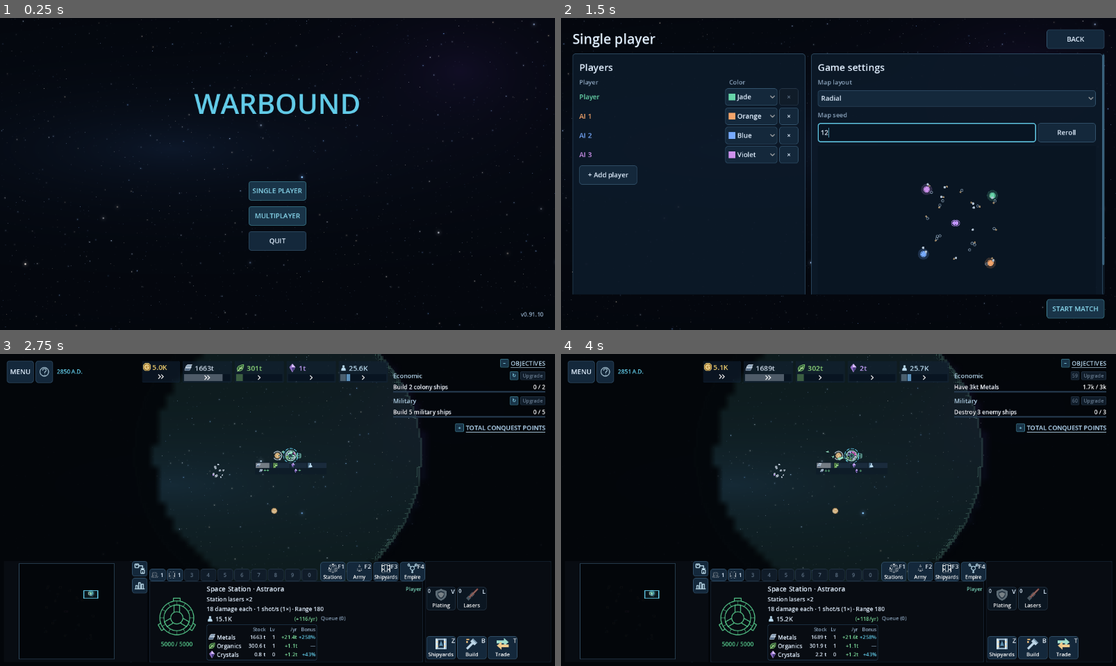
Above: before the commit, frames 1-4 (two rows, left to right).
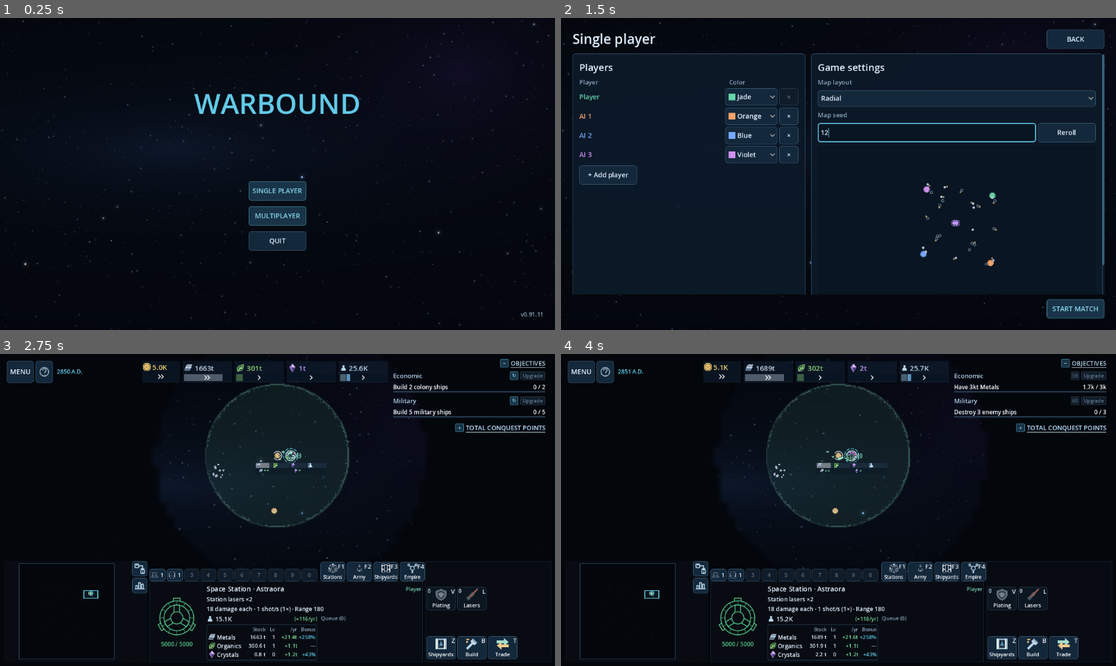
Above: after the commit, the same moments.

Repository: Allumnium/krangblade
Game: Godot game, scene res://scenes/main.tscn
The game is run twice, just before and just after one commit, with the same random seed, the same clock (stepped at 60 frames per second) and the same inputs.
Inputs (mouse positions are in pixels of both pictures, inside the frame that each line leads up to):
- Up to frame 1 (0.25 s): no input
- Up to frame 2 (1.5 s): click "SINGLE PLAYER" at 0.5 s; click (927, 133) at 1.27 s; type "12" at 1.35 s
- Up to frame 3 (2.75 s): click "START MATCH" at 2 s
- Up to frame 4 (4 s): click "↻" at 2.75 s; click "↻" at 3.5 s

The runs differ from the first frame. In frame 1, less than 0.1% of the frame differs, in the area x 97-98%, y 94-96%; in frame 2, 0.1%; in frame 3, 0.5%; in frame 4, 0.6%, in the area x 15-77%, y 0-78%.

Commit message:
v0.91.11: Reduce visual territory radius

Diff:
--- a/project.godot
+++ b/project.godot
@@ -3,7 +3,7 @@
 
 [application]
 config/name="Warbound"
-config/version="0.91.10"
+config/version="0.91.11"
 run/main_scene="res://scenes/main.tscn"
 config/features=PackedStringArray("4.7", "GL Compatibility")
 config/description="A multiplayer territory-control RTS prototype."
--- a/scripts/territory_view.gd
+++ b/scripts/territory_view.gd
@@ -249,7 +249,7 @@
 
 func _stamp_field(data: PackedByteArray, dimensions: Vector2i, source: Dictionary, channel: int) -> void:
 	var development: float = clampf(float(source["weight"]) / 150.0, 0.0, 1.0)
-	var reach: float = 2.0 * _base_radius * lerpf(1.12, 1.52, development)
+	var reach: float = _base_radius * lerpf(1.12, 1.52, development)
 	var peak: float = lerpf(0.88, 1.65, development) * SCORE_SCALE
 	var scale: Vector2 = Vector2(dimensions) / _extent
 	var center: Vector2 = source["point"]
Not shown, changed: AGENTS.md
Not shown, changed: THOUGHTS.md
Not shown, changed: TODO.md
